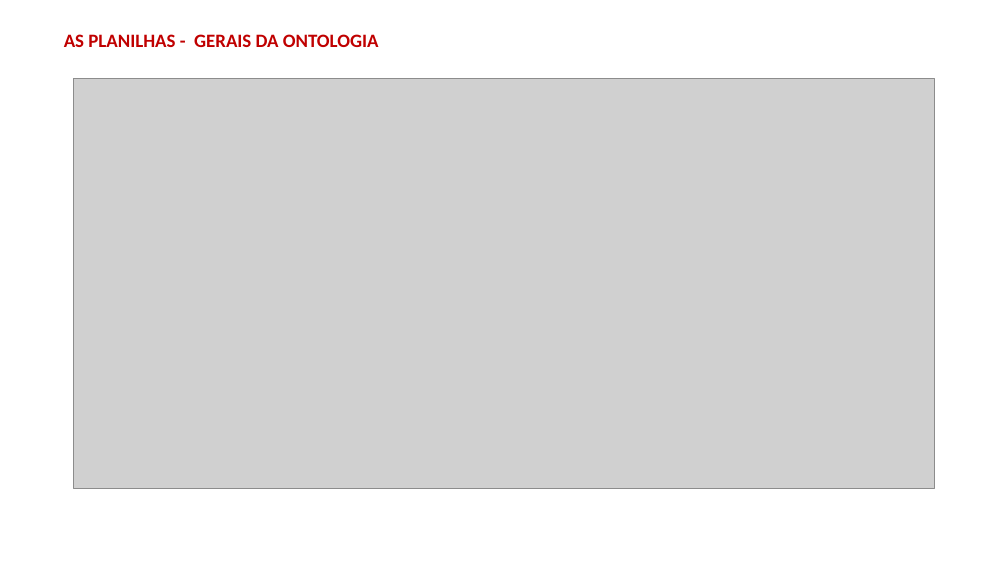
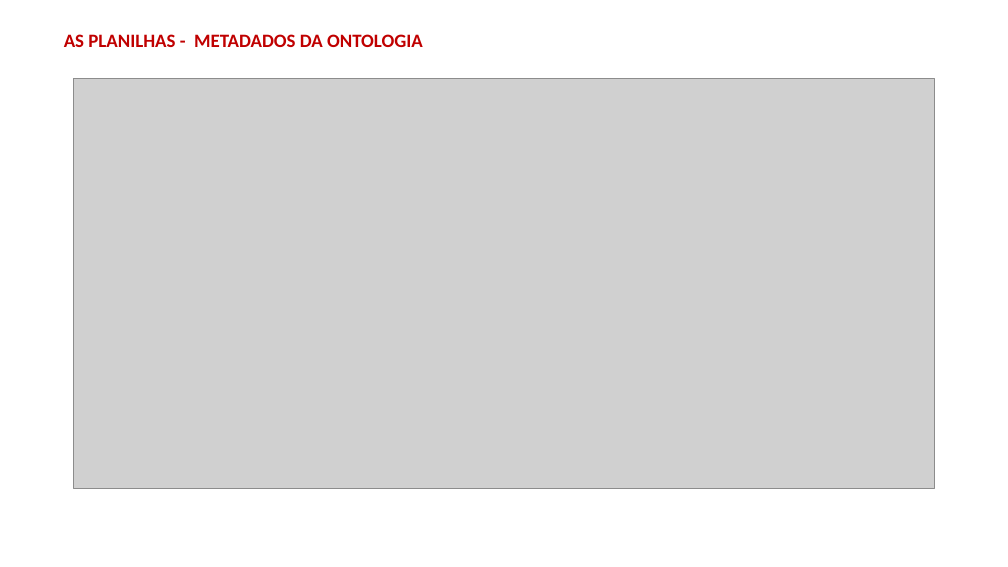
Before and after one commit to JLMenegotto/OntologiaBIM, a slide deck: slide 6 of Dynamo/Menegotto_Apresentação_SINGEURB.pptx. Drawn at 1008x567 pixels with LibreOffice and Linux fonts; fonts in the diff are those of the drawing; grey boxes stand for pictures. Boxes give left, top, right and bottom in pixels: in the first picture for what was removed or moved away, otherwise in the second. Text is boxed around its words. In the diff, an @@ line names an element or a change of style, - is before the commit and + after.

```diff
--- a/Dynamo/Menegotto_Apresentação_SINGEURB.pptx
+++ b/Dynamo/Menegotto_Apresentação_SINGEURB.pptx
@@ text at <box>64,34,423,47</box>: text changed @@
-AS PLANILHAS - GERAIS DA ONTOLOGIA
+AS PLANILHAS - METADADOS DA ONTOLOGIA
```
Also in this commit, not shown: 3 other slides changed.
